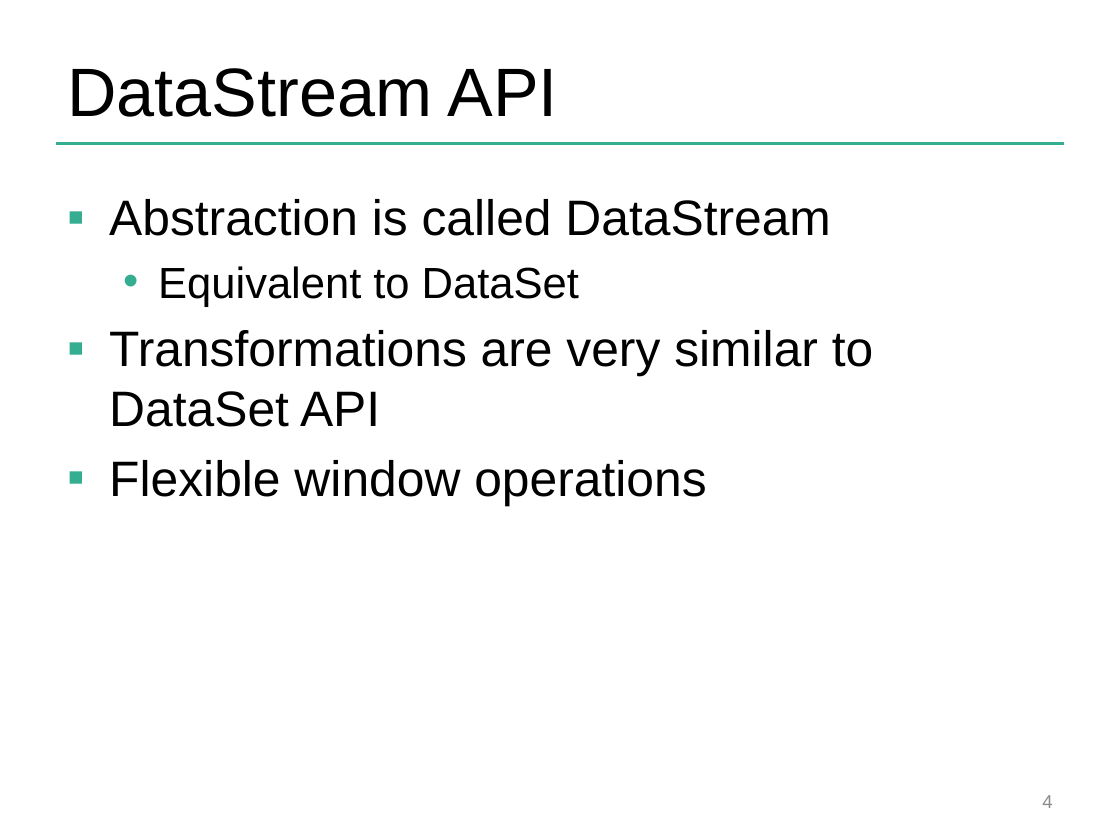
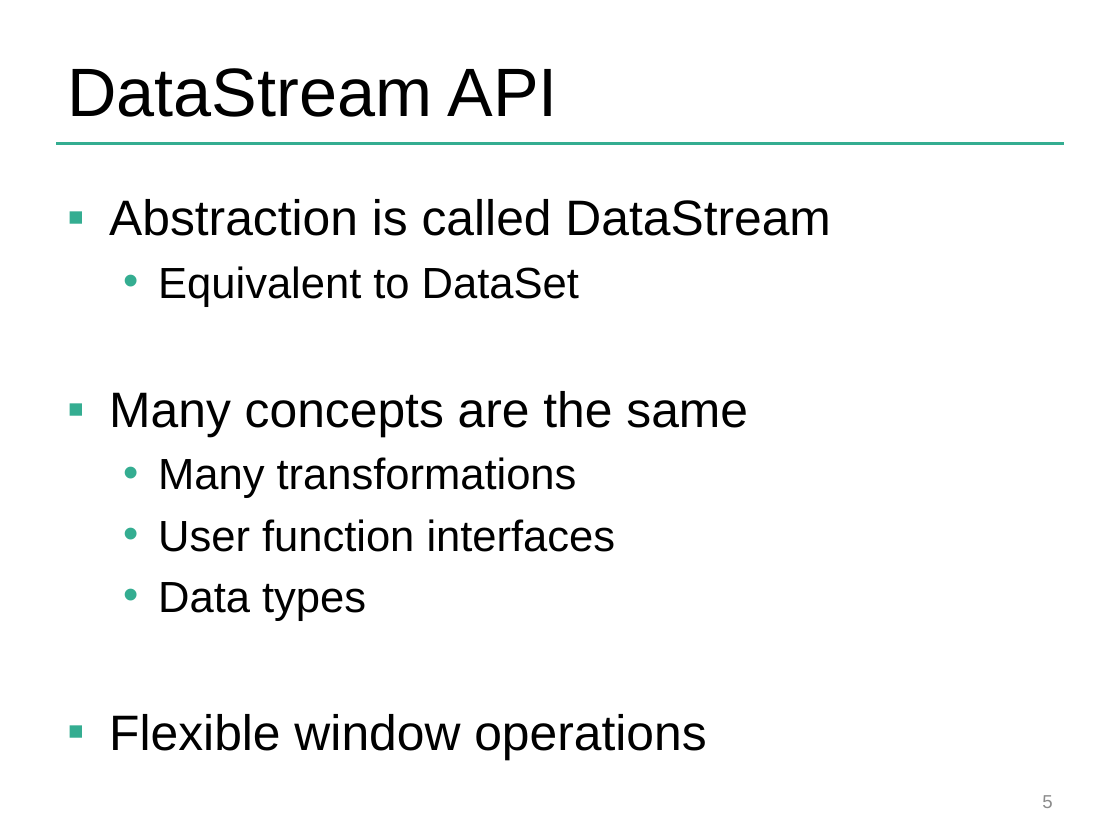
Before and after one commit to dataArtisans/flink-training-web, a slide deck: slide 5 of slides/closing.pptx (slide 4 before the commit). Drawn at 1120x840 pixels with LibreOffice and Linux fonts; fonts in the diff are those of the drawing; background and template pictures are left out. Boxes give left, top, right and bottom in pixels: in the first picture for what was removed or moved away, otherwise in the second. Text is boxed around its words. In the diff, an @@ line names an element or a change of style, - is before the commit and + after.

```diff
--- a/slides/closing.pptx
+++ b/slides/closing.pptx
@@ text at [109,391,748,621]: text changed; size 32 to 28 pt @@
-▪ Transformations are very similar to DataSet API
+▪ Many concepts are the same
+  • Many transformations
+  • User function interfaces
+  • Data types
@@ page number at [1042,795,1052,808]: text changed @@
-4
+5
```
Also in this commit, not shown: 3 other slides changed, 5 slides added, 2 slides removed, 5 other files.
